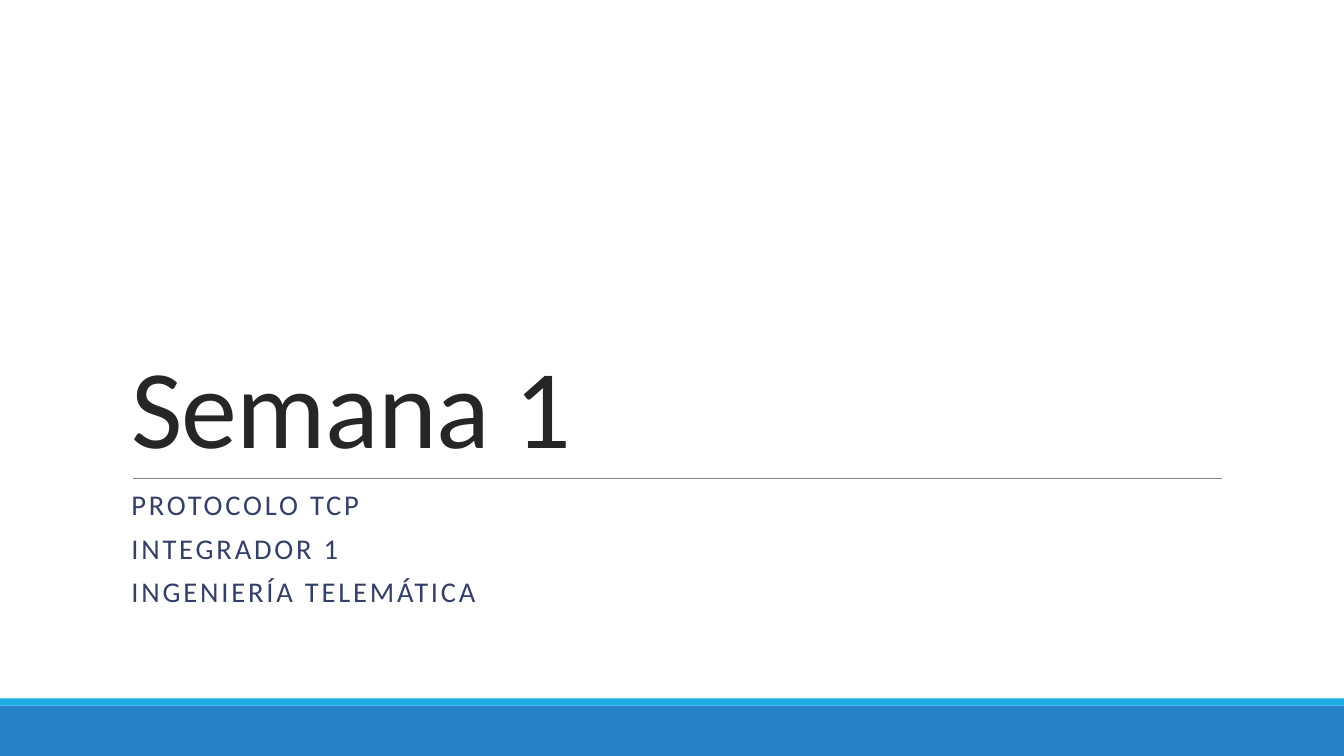
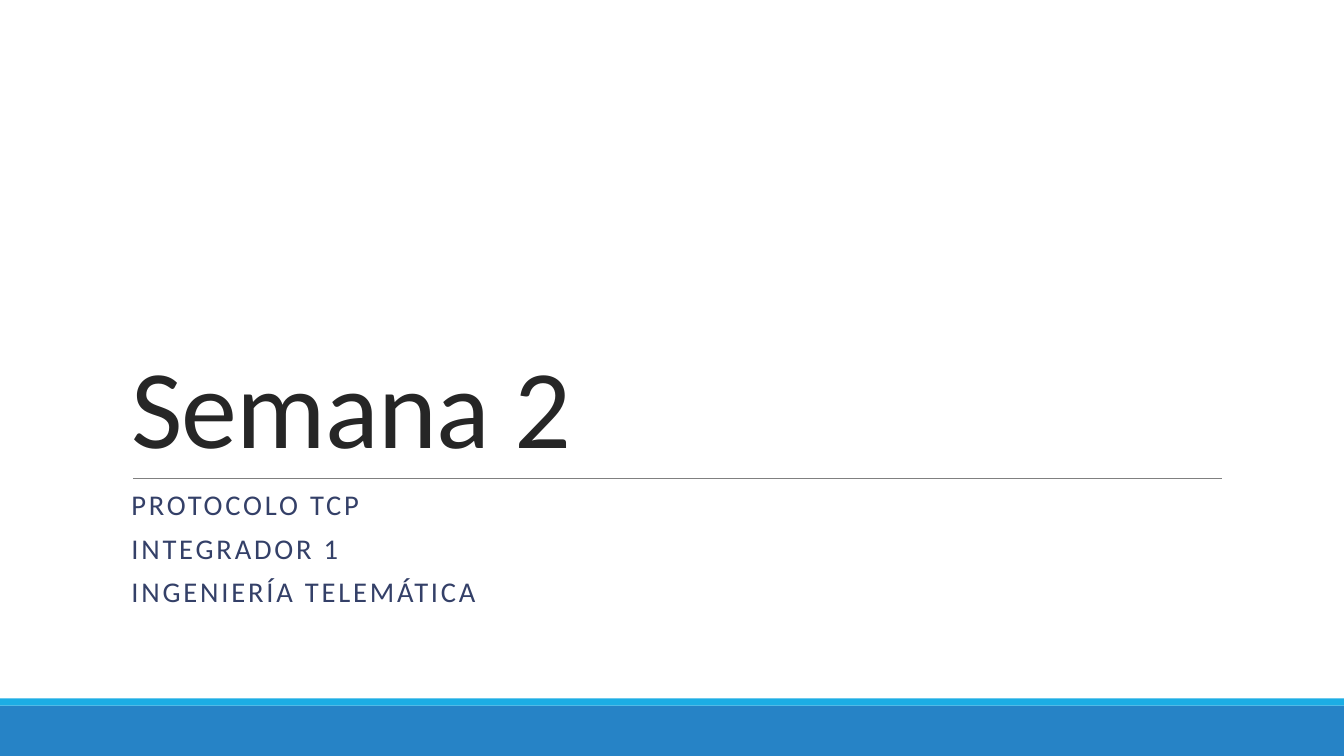
Before and after one commit to Domiciano/Integrador1TEL241, a slide deck: slide 1 of 1. Capa de red/TCP/Semana 2.pptx. Drawn at 1344x756 pixels with LibreOffice and Linux fonts; fonts in the diff are those of the drawing. Boxes give left, top, right and bottom in pixels: in the first picture for what was removed or moved away, otherwise in the second. Text is boxed around its words. In the diff, an @@ line names an element or a change of style, - is before the commit and + after.

Commit message:
Semana 2

```diff
--- a/1. Capa de red/TCP/Semana 2.pptx
+++ b/1. Capa de red/TCP/Semana 2.pptx
@@ title at (131,375,571,449): text changed @@
-Semana 1
+Semana 2
```
Also in this commit, not shown: 4 slides added, 1 other file.
